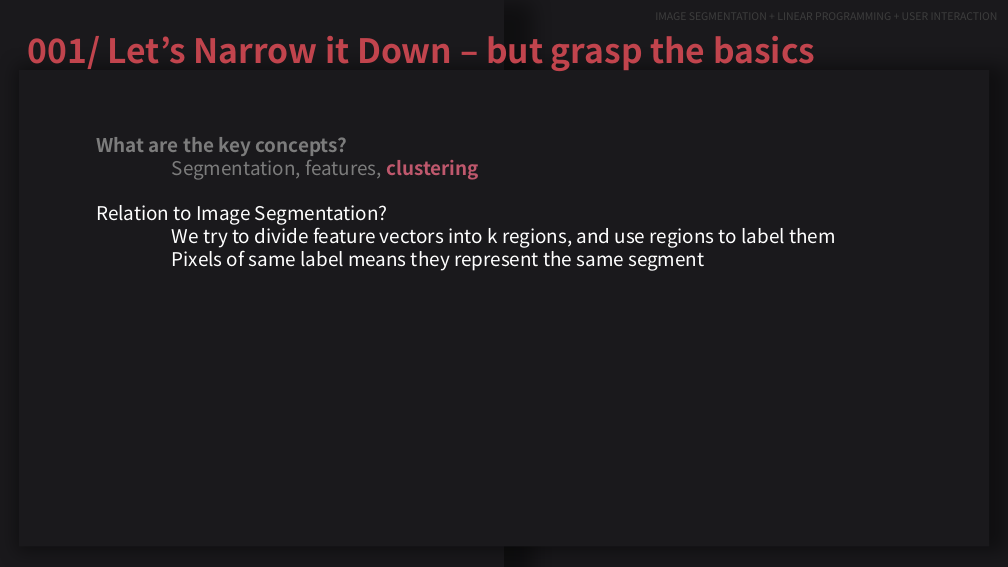
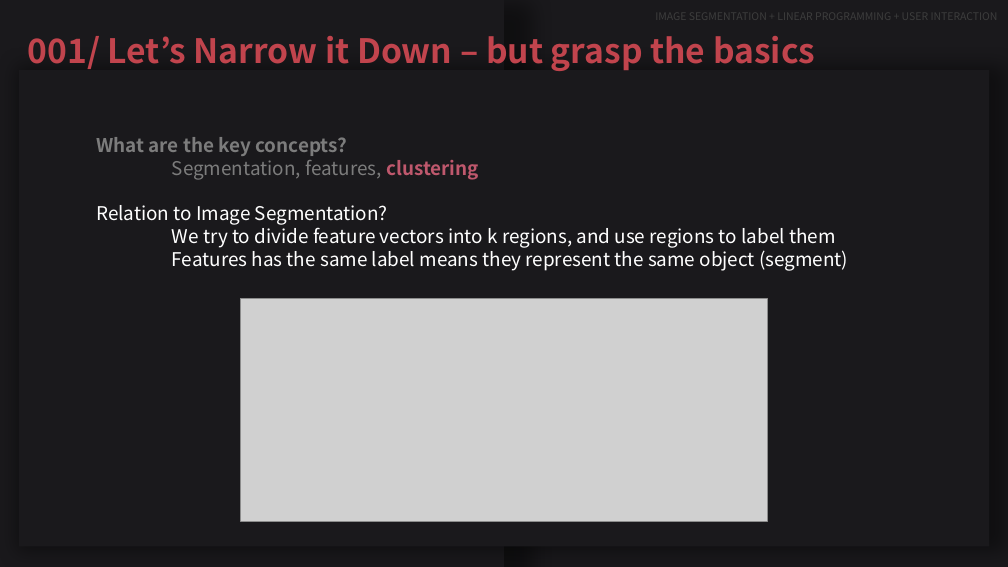
Before and after one commit to JeeheonKim/interactive-color-segmentation-with-linear-programming, a slide deck: slide 9 of comp3807.pptx. Drawn at 1008x567 pixels with LibreOffice and Linux fonts; fonts in the diff are those of the drawing; grey boxes stand for pictures. Boxes give left, top, right and bottom in pixels: in the first picture for what was removed or moved away, otherwise in the second. Text is boxed around its words. In the diff, an @@ line names an element or a change of style, - is before the commit and + after.

```diff
--- a/comp3807.pptx
+++ b/comp3807.pptx
@@ text at [172, 246, 848, 271]: text changed @@
-Pixels of same label means they represent the same segment
+Features has the same label means they represent the same object (segment)
@@ picture added at [240, 298, 768, 521] @@
```
Also in this commit, not shown: 7 other slides changed, 4 slides added, 3 other files.
